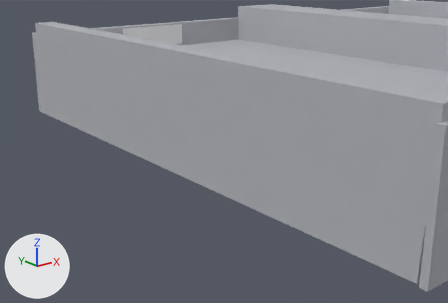
One commit to the Blender file amee_gazebo/blender/nasa_minimal.blend: the scene before it, then after it.
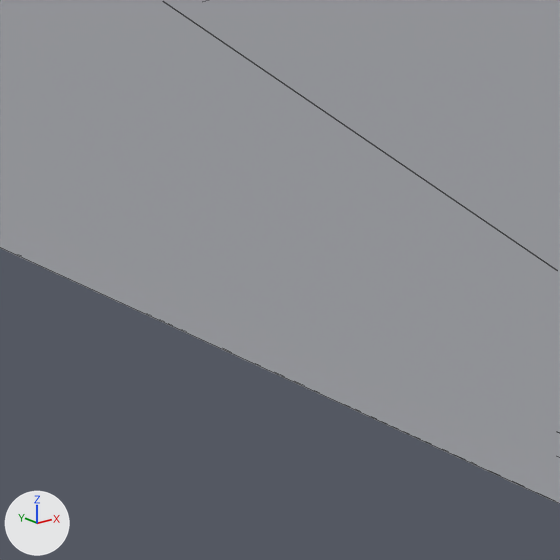
Each version is shown from a camera (50 mm lens) standing at (-8.55, -6.3, 2.49) and looking at (-3.98, -0.59, 0.21), then close up on the part from 20% to 46% of the width and 27% to 66% of the height. The axes (+X, +Y, +Z) are drawn at lower left. The lights are the same throughout. The close-ups show mesh edges as thin lines.

The first close-up shows 'group_0'.
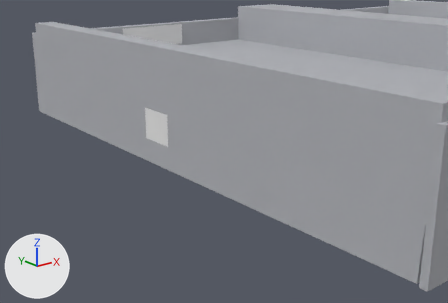
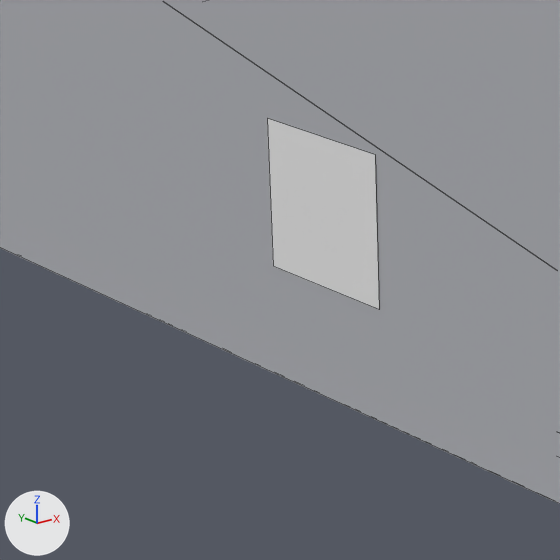
Edits to the bpy script that builds the scene:
```text
Add mat_check_108:
    mat_check_108 = diffuse_material('check-108')
    mat_check_108.base_color = (0.8, 0.8, 0.8)  # white #e7e7e7
Add me_check_108:
    me_check_108.from_pydata([(-0.398, -0.5, 0.0), (0.398, -0.5, 0.0), (-0.398, 0.5, 0.0), (0.398, 0.5, 0.0)], [], [(0, 1, 3, 2)])
    me_check_108.materials.append(mat_check_108)  # its picture is missing
Add ob_check_108:
    ob_check_108 = bpy.data.objects.new('check-108', me_check_108)
    ob_check_108.location = (-4.575, 0.0, 0.5)
    ob_check_108.rotation_euler = (0.0, 1.571, 0.0)  # degrees (0, 90, 0)
    ob_check_108.scale = (0.5, 0.5, 0.5)
```

Pixel boxes [x1, y1, x2, y2] of what changed, in the close-ups (560 x 560 px):
'check-108', added: after [267, 118, 379, 309]
